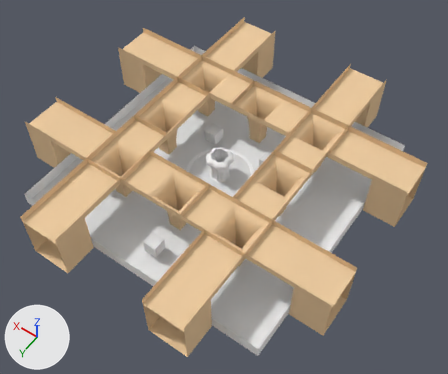
Before and after pictures for a commit that changed the Blender file data/levels/fountain/fountain.blend.
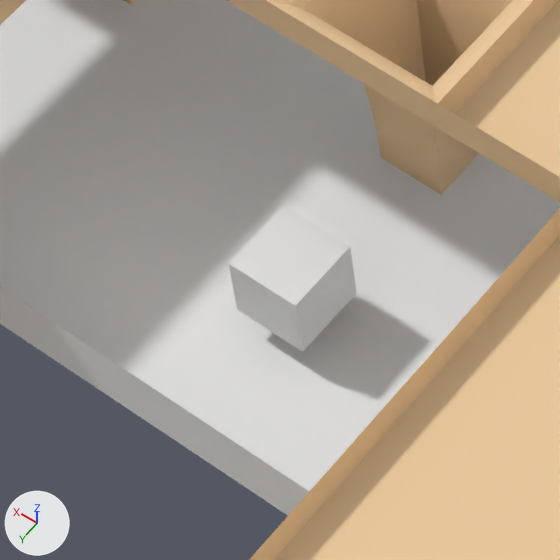
The first picture shows the older version from a camera (50 mm lens) standing at (-34.4, 47.0, 72.1) and looking at (-1.9, 1.6, 0.7). The close-ups show both versions on the part from 23% to 45% of the width and 52% to 79% of the height of that picture; other places that the commit changed are outside them. Every picture has the same lights, and +X, +Y and +Z are marked at lower left.
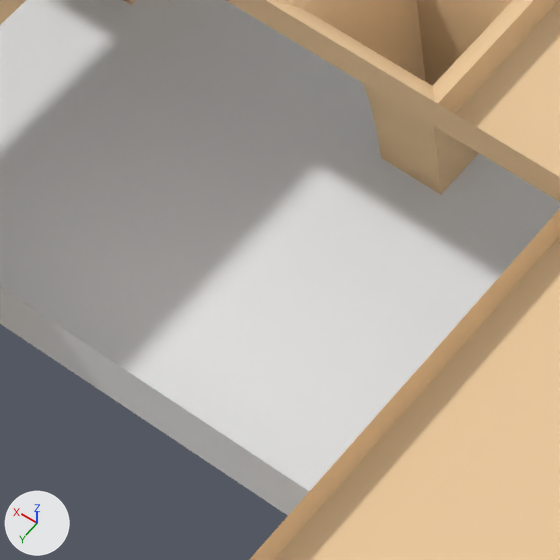
Scene script edits in JSON lines:
```json
{"op": "add", "block": "ob_cube", "code": "ob_cube.hide_set(True)  # wire or fog, not drawn"}
```

Boxes (x1, y1, x2, y2) around the edits, measured in the close-ups (560 x 560 px):
```json
{"object": "Cube", "change": "hidden", "before": [228, 205, 357, 352]}
```
